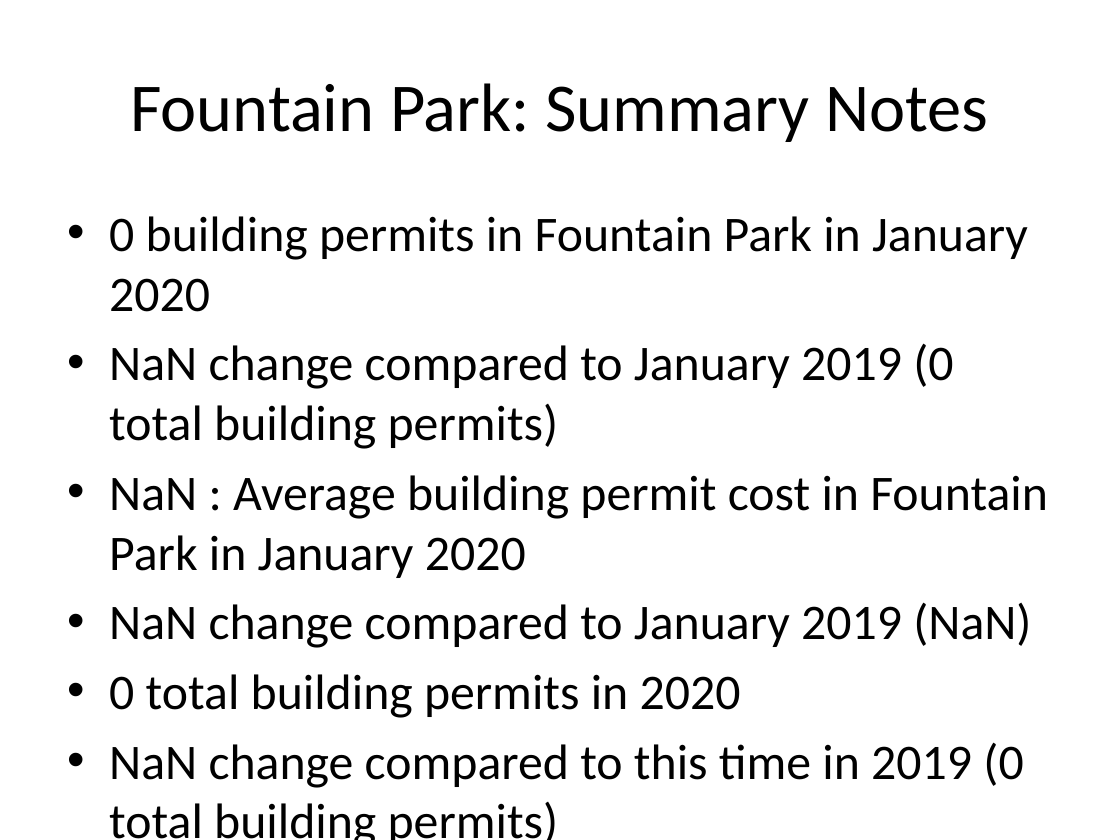
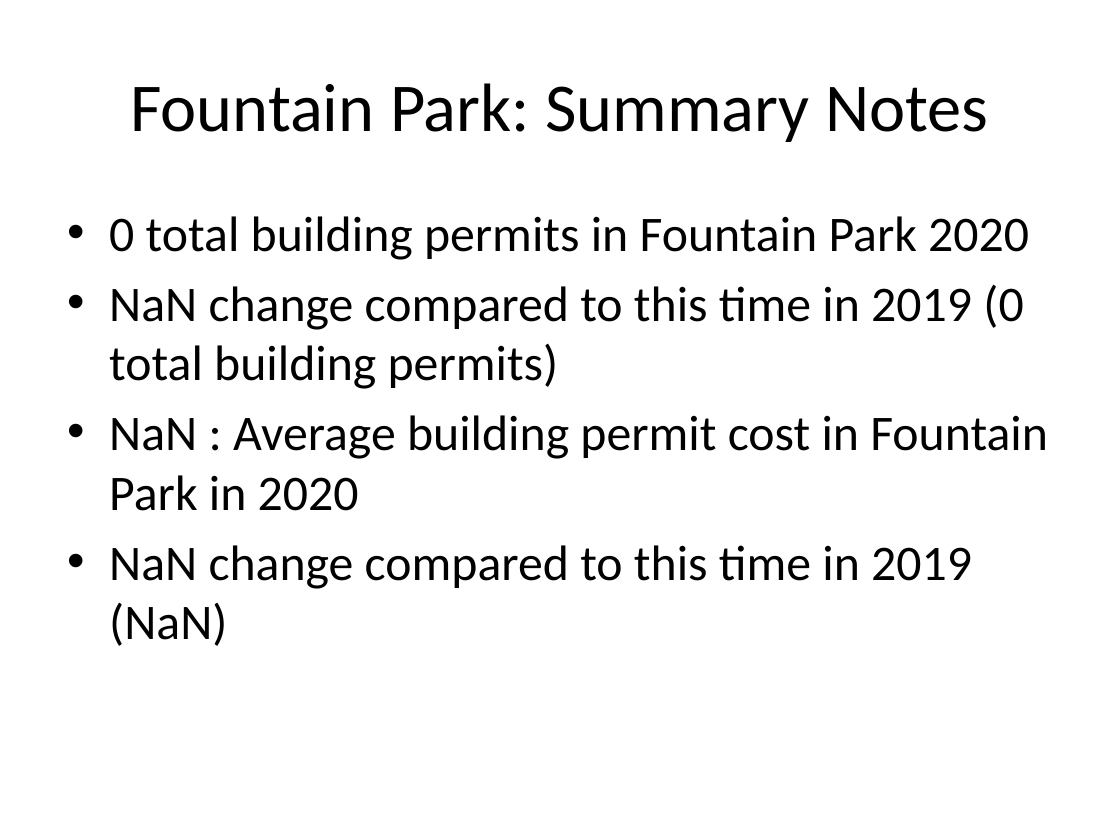
Before and after one commit to wumcrc/stl-building-permits, a slide deck: slide 43 of results/2020/January/finalreport.pptx (slide 35 before the commit). Drawn at 1120x840 pixels with LibreOffice and Linux fonts; fonts in the diff are those of the drawing. Boxes give left, top, right and bottom in pixels: in the first picture for what was removed or moved away, otherwise in the second. Text is boxed around its words. In the diff, an @@ line names an element or a change of style, - is before the commit and + after.

```diff
--- a/results/2020/January/finalreport.pptx
+++ b/results/2020/January/finalreport.pptx
@@ text at [109,216,1029,260]: text changed @@
-• 0 building permits in Fountain Park in January 2020
-• NaN change compared to January 2019 (0 total building permits)
-• NaN : Average building permit cost in Fountain Park in January 2020
-• NaN change compared to January 2019 (NaN)
-• 0 total building permits in 2020
+• 0 total building permits in Fountain Park 2020
```
Also in this commit, not shown: 9 other slides changed, 10 slides added, 11 other files.
